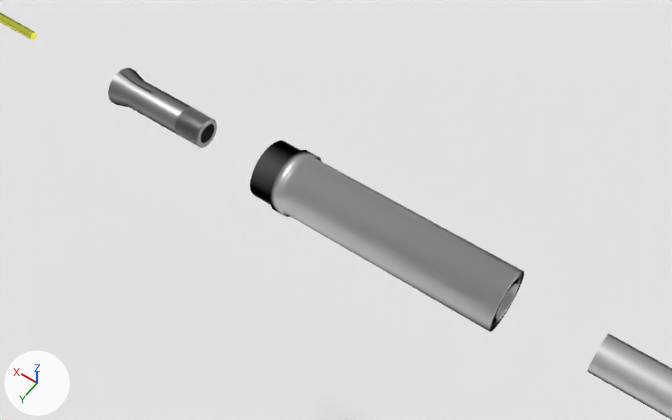
Renders of the Blender file Collet.blend from each side of a commit.
Camera for both pictures: a camera (50 mm lens) standing at (-0.1009, 0.1689, 0.263) and looking at (0.0224, -0.0036, -0.0082). The axes (+X, +Y, +Z) are drawn at lower left. The lights are the same throughout.

The first picture shows 'Collet', 'Drawbar', 'Floor', 'Spindle'.
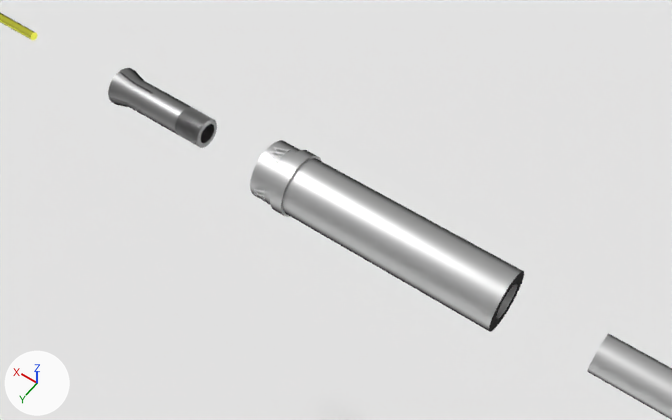
Commit message: Cut Wikipedia W into cylinder around spindle

Location of each change, [x1, y1, x2, y2] in pixels of the pictures (672 x 420 px):
```json
{"object": "Cylinder", "change": "added", "after": [254, 147, 289, 203]}
{"part": 1, "of": "me_plane_001", "change": "added", "after": [250, 140, 524, 332]}
```

The change, as JSON lines over the scene's bpy script:
```json
{"block": "me_plane_001", "where": "# used by ob_spindle; location = (0.0, 0.0, 0.0); scale = (0.001, 0.001, 0.001)"}
{"op": "remove", "block": "me_plane_001", "code": "me_plane_001.from_pydata(...)  # 13 vertices, 1 face; spans x -50.0..50.0, y 6.0..12.5, z 0.0"}
{"op": "add", "block": "me_plane_001", "code": "me_plane_001.from_pydata(...)  # 468 vertices, 468 faces; spans x -50.0..50.0, y -12.5..12.5, z -12.5..12.5"}
{"block": "me_plane_001", "change": "me_plane_001 part 1: 455 vertices added at x -50.0..50.0, y -12.5..12.3, z -12.5..12.5"}
{"op": "add", "block": "me_cylinder_001", "code": ["me_cylinder_001 = bpy.data.meshes.new('Cylinder.001')", "me_cylinder_001.from_pydata(...)  # 2732 vertices, 48 faces; spans x -0.012..0.012, y -0.012..0.012, z -0.0026..0.0026"]}
{"op": "remove", "block": "ob_spindle", "code": "_m = ob_spindle.modifiers.new('Screw', 'SCREW')"}
{"op": "remove", "block": "ob_spindle", "code": "_m.steps = 36"}
{"op": "remove", "block": "ob_spindle", "code": "_m.render_steps = 36"}
{"op": "remove", "block": "ob_spindle", "code": "_m.axis = 'X'"}
{"op": "remove", "block": "ob_spindle", "code": "_m.merge_threshold = 0.0"}
{"op": "remove", "block": "ob_spindle", "code": "_m.use_normal_flip = True"}
{"op": "add", "block": "ob_cylinder", "code": ["ob_cylinder = bpy.data.objects.new('Cylinder', me_cylinder_001)", "ob_cylinder.location = (0.0456, 0.0, 0.0)", "ob_cylinder.rotation_euler = (0.0, 1.571, 0.0)  # degrees (0, 90, 0)"]}
```
